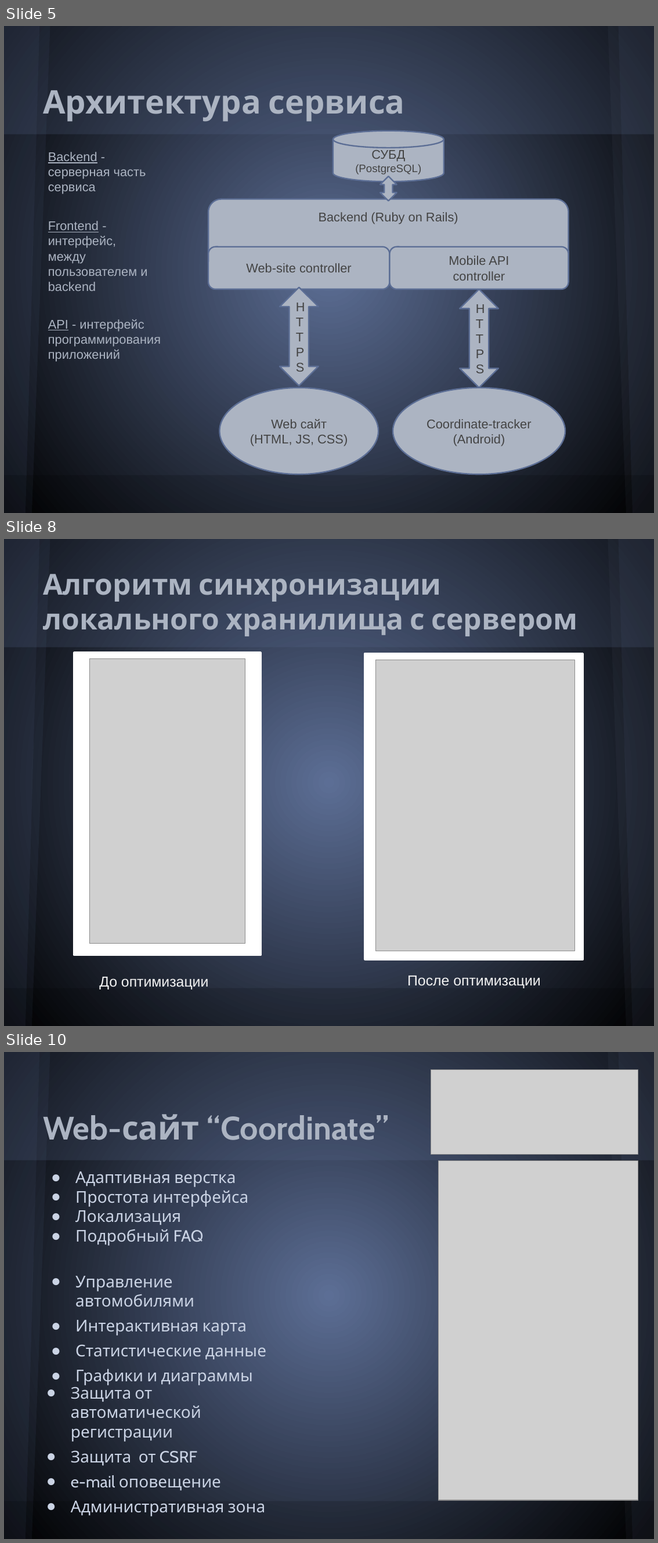
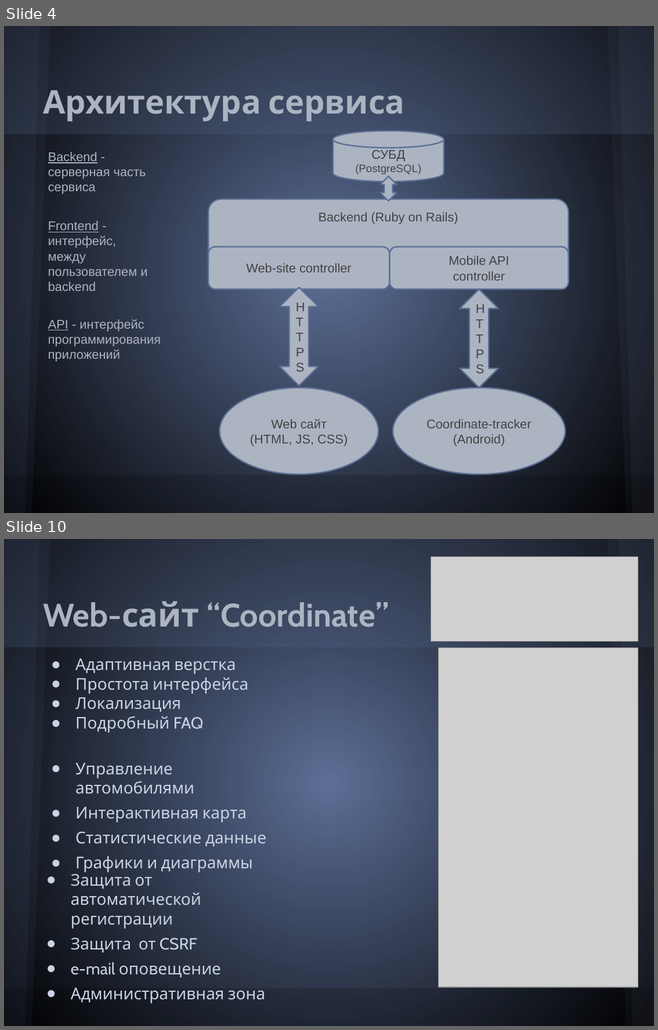
Before and after one commit to Melancholic/Coordinate-reports, a slide deck: Презентация.pptx. Shown one above the other, each under a label of ours: slides 5, 8 and 10 before the commit, slides 4 and 10 after it; the slides between them are not shown. The pictures are 658x1543 and 658x1030 pixels, drawn with LibreOffice and Linux fonts; fonts in the diff are those of the drawing; grey boxes stand for pictures. Boxes give left, top, right and bottom in pixels: in the first picture for what was removed or moved away, otherwise in the second. Text is boxed around its words. In the diff, an @@ line names an element or a change of style, - is before the commit and + after.

```diff
--- a/Презентация.pptx
+++ b/Презентация.pptx
@@ slide 8 removed at (4,539,654,1026), background gradient #5C6E95 to #000000; not listed: 6 template elements that a slide beside it also shows @@
@@ title removed at (43,574,578,636) @@
-Алгоритм синхронизации локального хранилища с сервером
@@ rectangle removed at (74,653,260,955) @@
@@ picture removed at (90,659,245,944) @@
@@ rectangle removed at (365,653,582,959) @@
@@ picture removed at (376,660,574,951) @@
@@ text removed at (99,977,208,990) @@
-До оптимизации
@@ text removed at (407,976,540,988) @@
-После оптимизации
@@ what was slide 5 is now slide 4 @@
```
Also in this commit, not shown: 2 slides changed, 3 slides added, 3 other slides removed, 5 other files.
